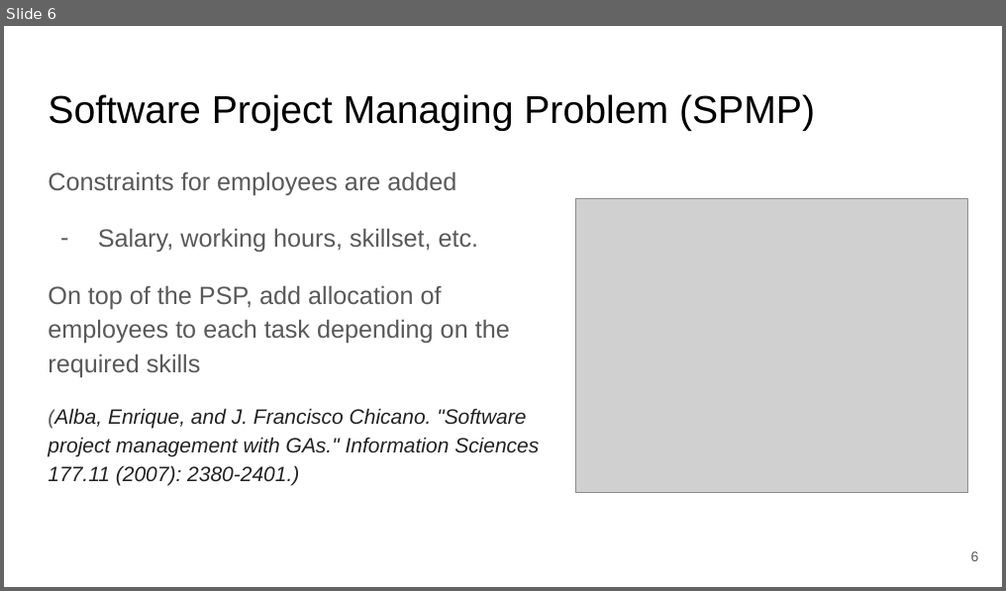
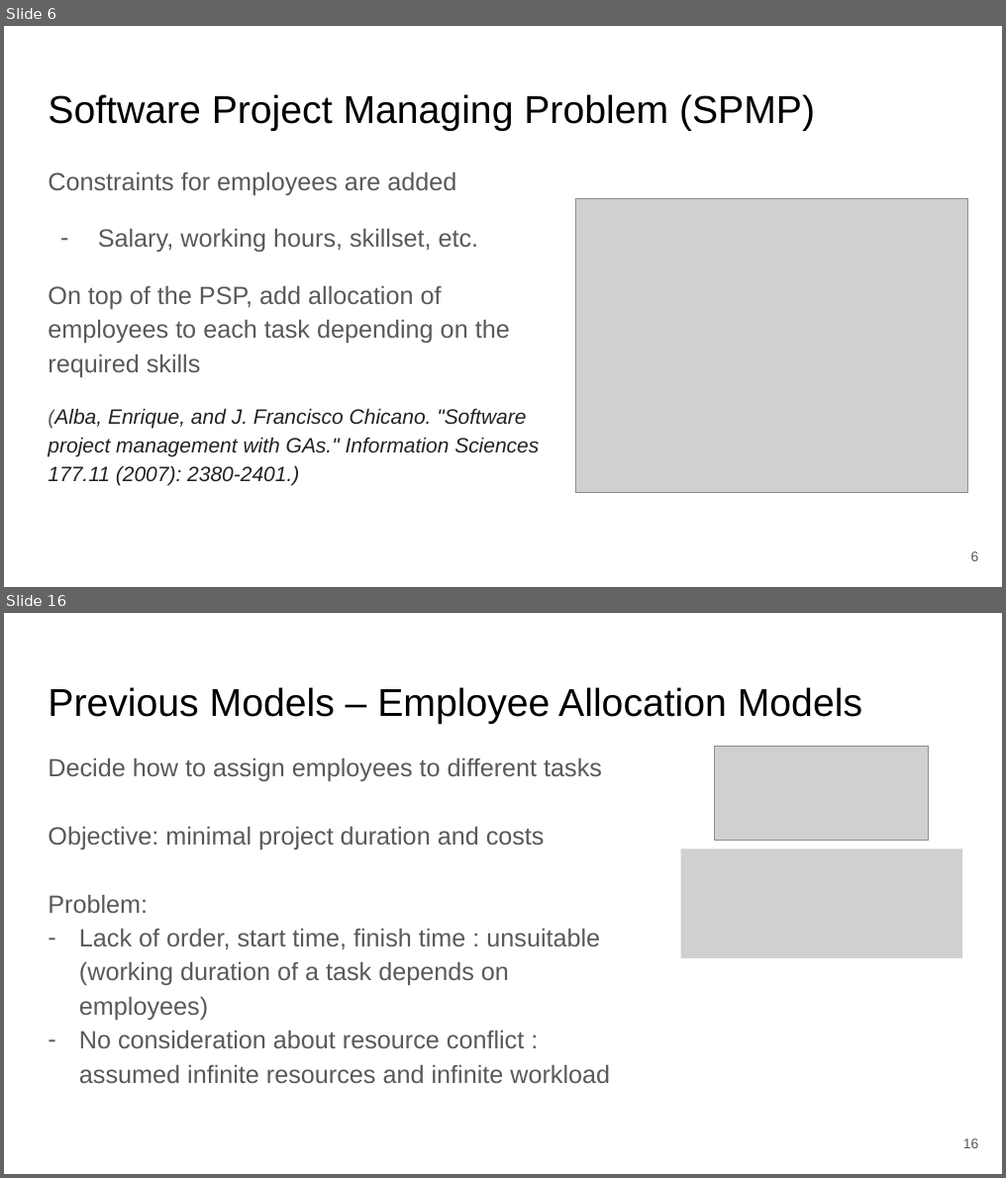
Before and after one commit to hhosu107/SBSE, a slide deck: Courseworks/Paper Reading Slide preparation/Ant Colony Optimization for SW Project Scheduling and Staffing with an Event-Based Scheduler.pptx. Shown one above the other, each under a label of ours: slide 6 before the commit, slides 6 and 16 after it; the slides between them are not shown. The pictures are 1006x591 and 1006x1178 pixels, drawn with LibreOffice and Linux fonts; fonts in the diff are those of the drawing; grey boxes stand for pictures. Boxes give left, top, right and bottom in pixels: in the first picture for what was removed or moved away, otherwise in the second. Text is boxed around its words. In the diff, an @@ line names an element or a change of style, - is before the commit and + after.

```diff
--- a/Courseworks/Paper Reading Slide preparation/Ant Colony Optimization for SW Project Scheduling and Staffing with an Event-Based Scheduler.pptx
+++ b/Courseworks/Paper Reading Slide preparation/Ant Colony Optimization for SW Project Scheduling and Staffing with an Event-Based Scheduler.pptx
@@ slide 16 added at bbox=[4, 613, 1002, 1174], background #FFFFFF @@
@@ title added at bbox=[48, 687, 862, 724], 28 pt, text #000000 @@
+Previous Models – Employee Allocation Models
@@ text added at bbox=[48, 758, 610, 1083], 18 pt, text #595959 @@
+Decide how to assign employees to different tasks
+Objective: minimal project duration and costs
+Problem:
+– Lack of order, start time, finish time : unsuitable (working duration of a task depends on employees)
+– No consideration about resource conflict :
+  assumed infinite resources and infinite workload
@@ picture added at bbox=[715, 746, 929, 841] @@
@@ picture added at bbox=[680, 849, 962, 959] @@
@@ page number added at bbox=[963, 1139, 979, 1149], 10 pt, text #595959 @@
+16
```
Also in this commit, not shown: 4 slides changed, 11 other slides added, 7 slides removed, 1 other file.
